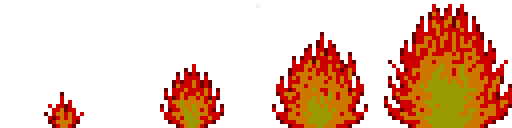
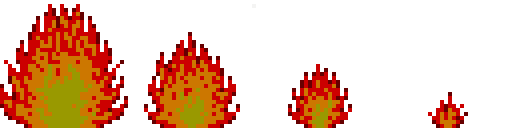
Revision of a layered 512 × 128 image; what changed, layer by layer:
painted on "Group 1" (1st of 2) over [0, 4, 512, 128]
